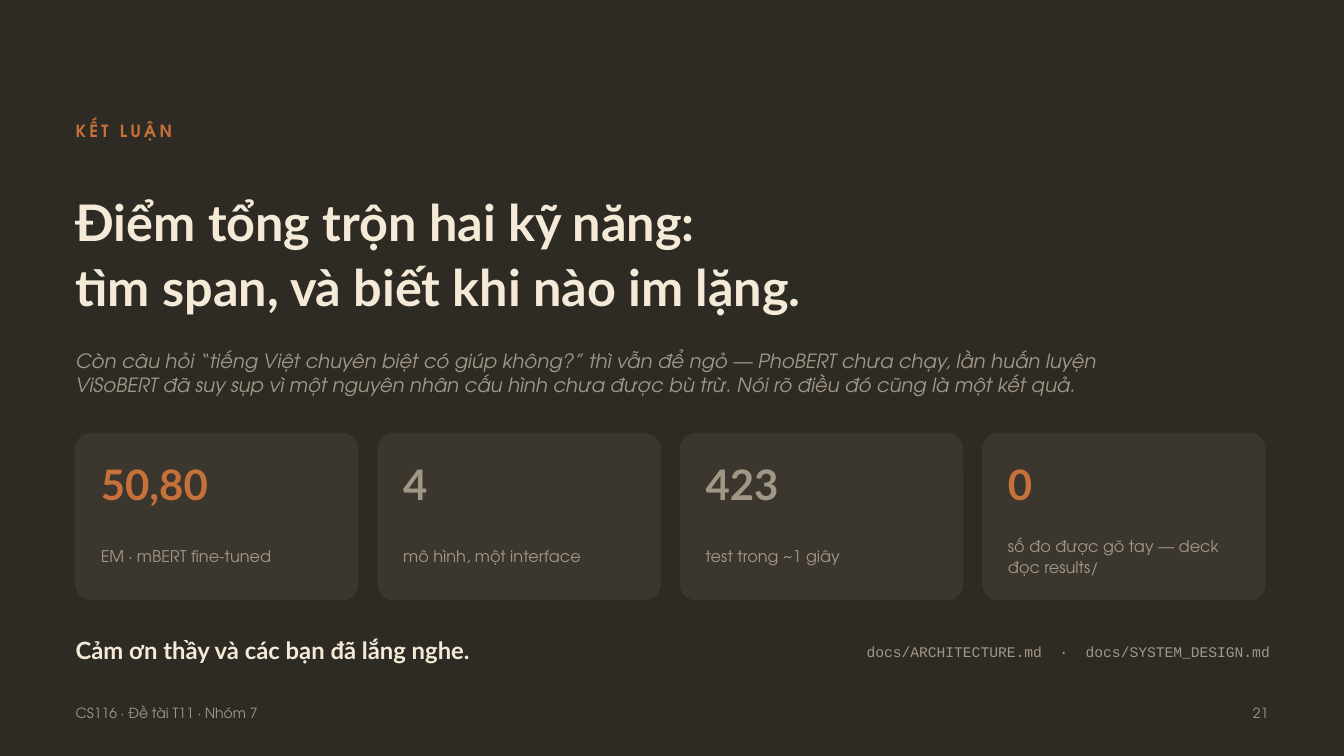
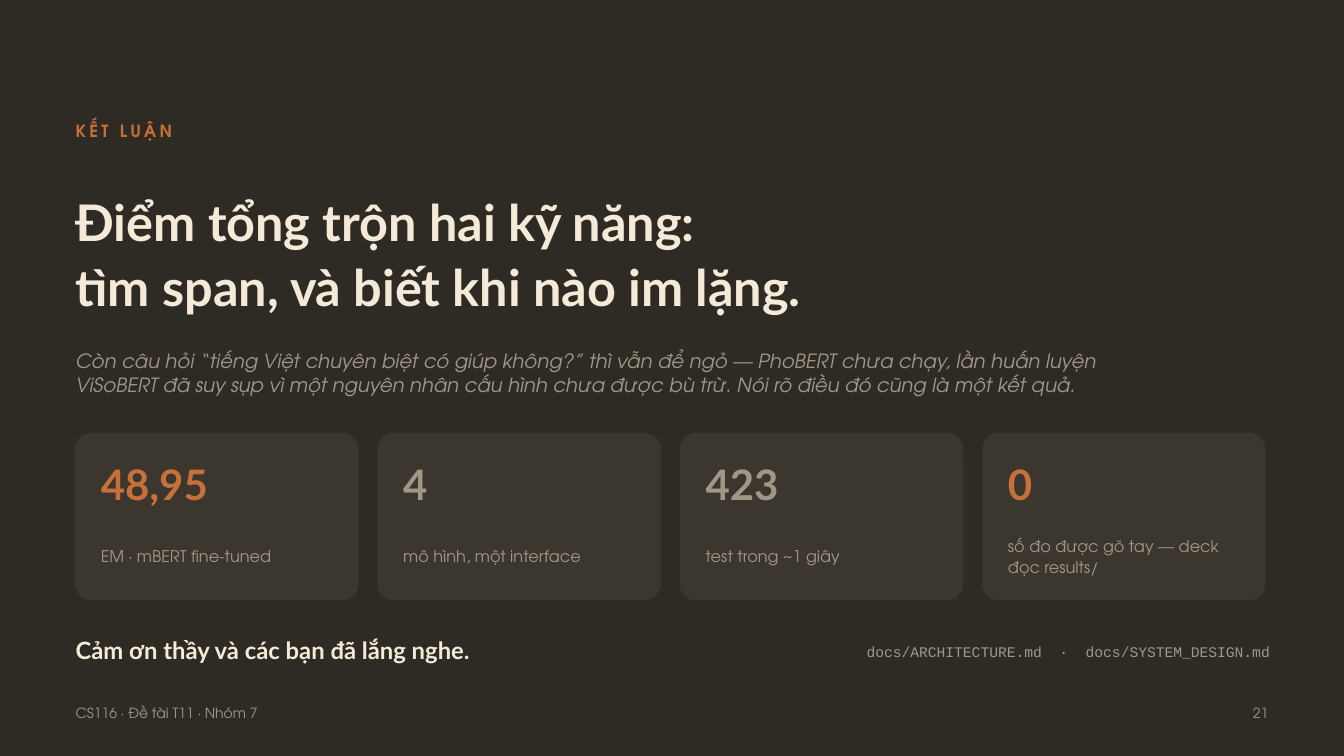
Before and after one commit to minhdang900/uit-vietnamese-mrc, a slide deck: slide 21 of slides/CS116_T11_Slide_BaoCao.pptx. Drawn at 1344x756 pixels with LibreOffice and Linux fonts; fonts in the diff are those of the drawing. Boxes give left, top, right and bottom in pixels: in the first picture for what was removed or moved away, otherwise in the second. Text is boxed around its words. In the diff, an @@ line names an element or a change of style, - is before the commit and + after.

```diff
--- a/slides/CS116_T11_Slide_BaoCao.pptx
+++ b/slides/CS116_T11_Slide_BaoCao.pptx
@@ text at [101, 469, 208, 506]: text changed @@
-50,80
+48,95
```
Also in this commit, not shown: 8 other slides changed, 1 slide added.
